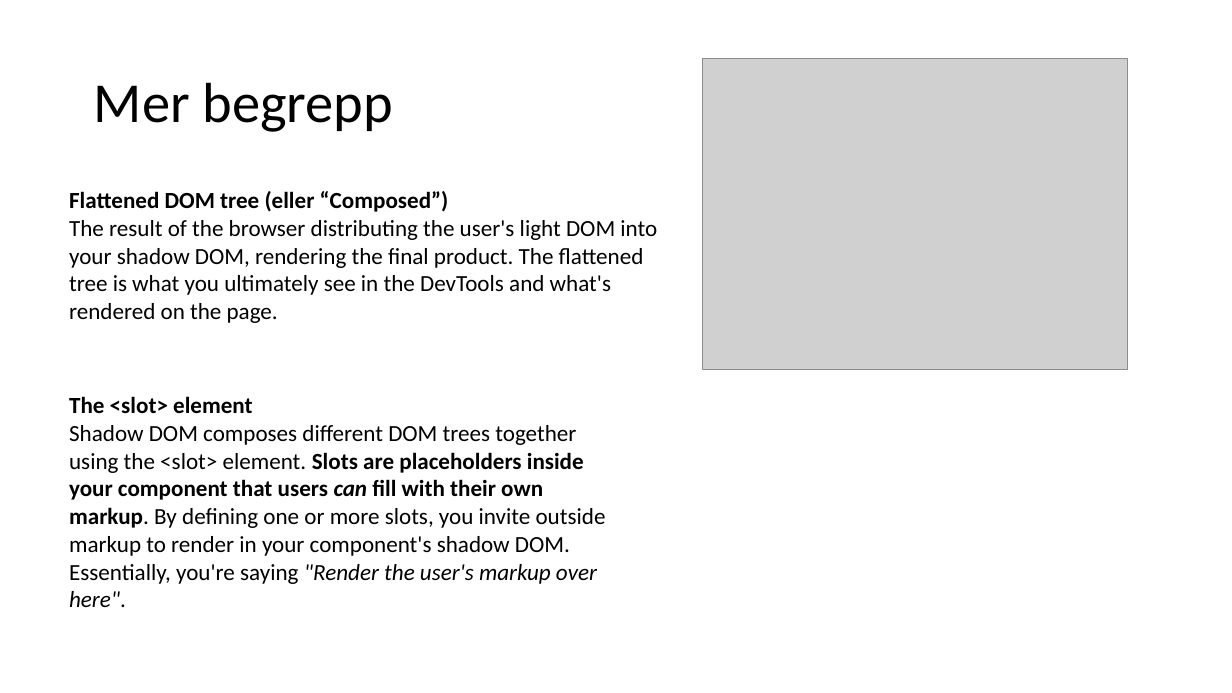
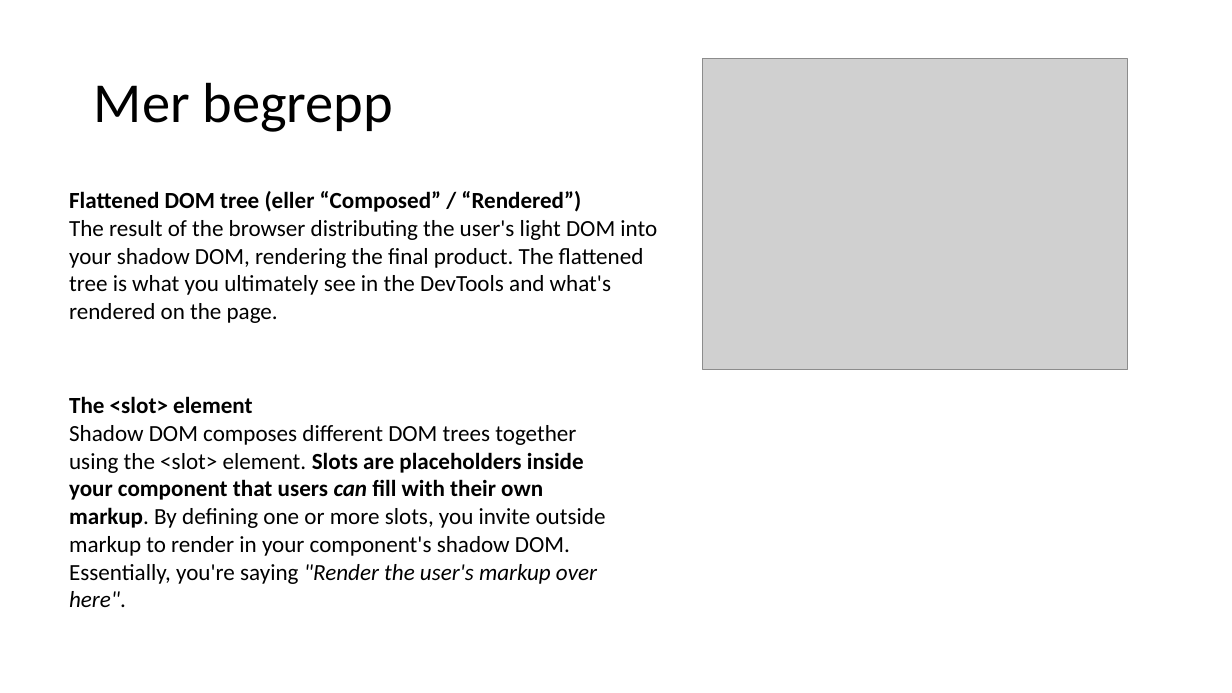
Before and after one commit to hansalmgren/KIL_2019, a slide deck: slide 12 of WebComp_MFE.pptx. Drawn at 1232x693 pixels with LibreOffice and Linux fonts; fonts in the diff are those of the drawing; grey boxes stand for pictures. Boxes give left, top, right and bottom in pixels: in the first picture for what was removed or moved away, otherwise in the second. Text is boxed around its words. In the diff, an @@ line names an element or a change of style, - is before the commit and + after.

Commit message:
txt

```diff
--- a/WebComp_MFE.pptx
+++ b/WebComp_MFE.pptx
@@ text at (x1=69, y1=191, x2=581, y2=212): text changed @@
-Flattened DOM tree (eller “Composed”)
+Flattened DOM tree (eller “Composed” / “Rendered”)
```
